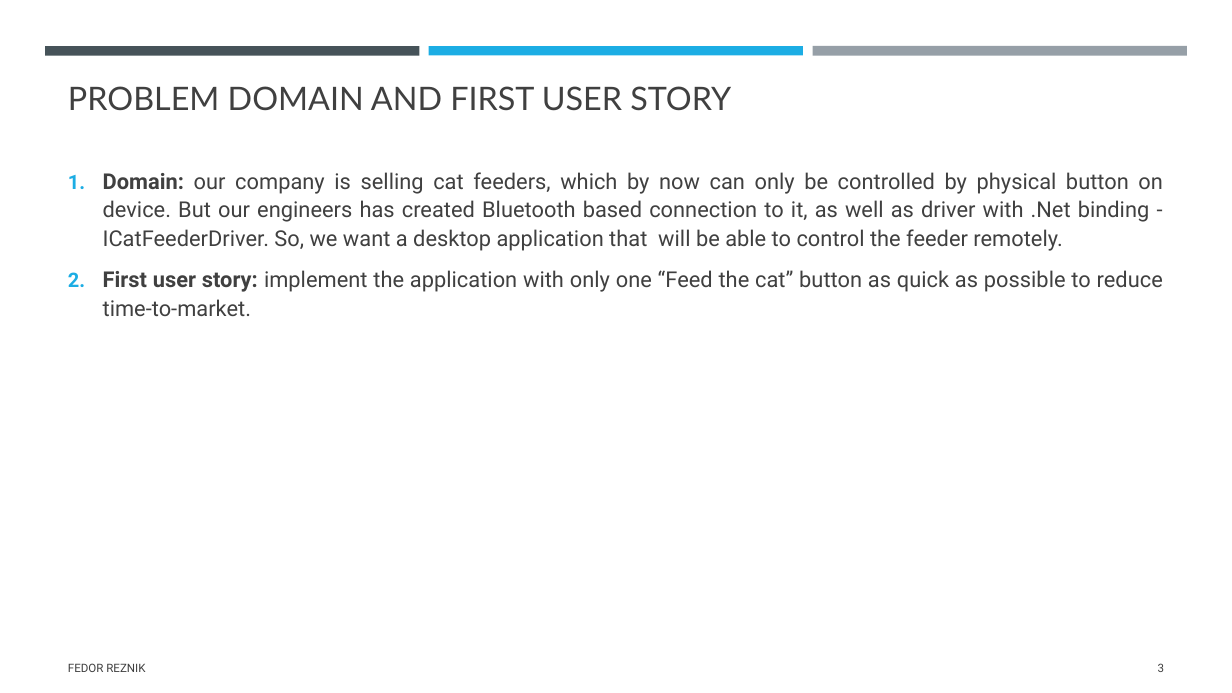
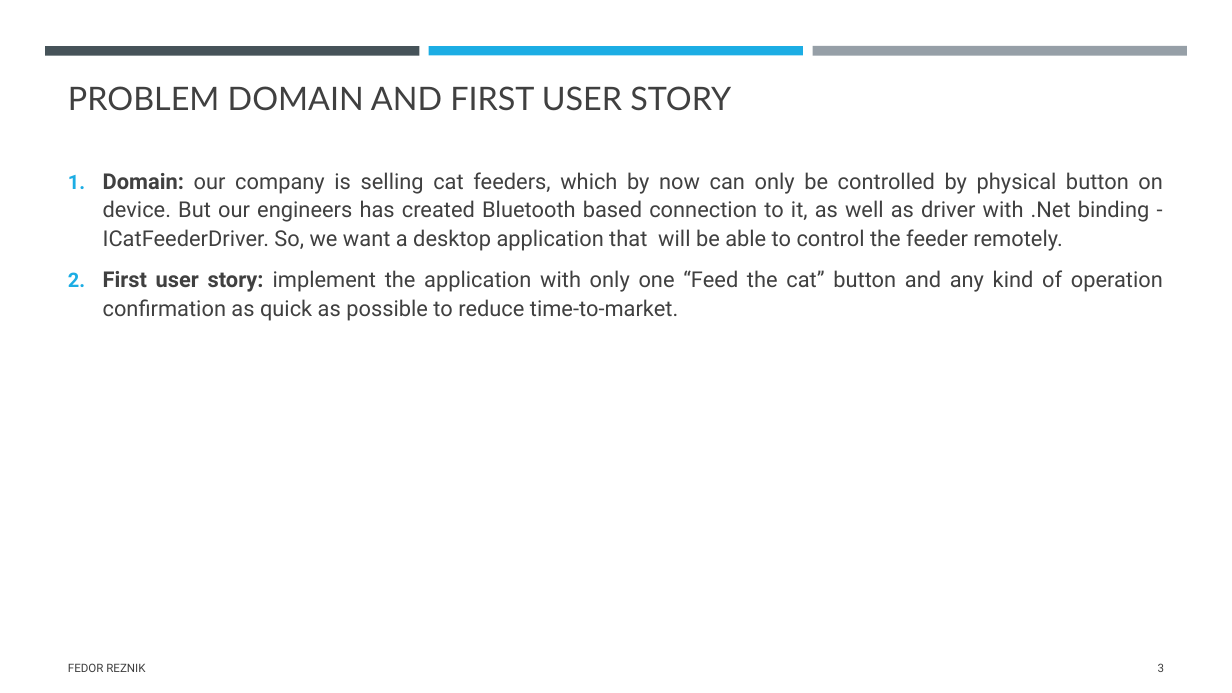
Before and after one commit to FedorReznik/ui-patterns-lecture, a slide deck: slide 3 of The history of UI architecture design approaches.pptx. Drawn at 1232x693 pixels with LibreOffice and Linux fonts; fonts in the diff are those of the drawing. Boxes give left, top, right and bottom in pixels: in the first picture for what was removed or moved away, otherwise in the second. Text is boxed around its words. In the diff, an @@ line names an element or a change of style, - is before the commit and + after.

Commit message:
up

```diff
--- a/The history of UI architecture design approaches.pptx
+++ b/The history of UI architecture design approaches.pptx
@@ text at <box>103,270,1163,321</box>: text changed @@
-2. First user story: implement the application with only one “Feed the cat” button as quick as possible to reduce time-to-market.
+2. First user story: implement the application with only one “Feed the cat” button and any kind of operation confirmation as quick as possible to reduce time-to-market.
```
